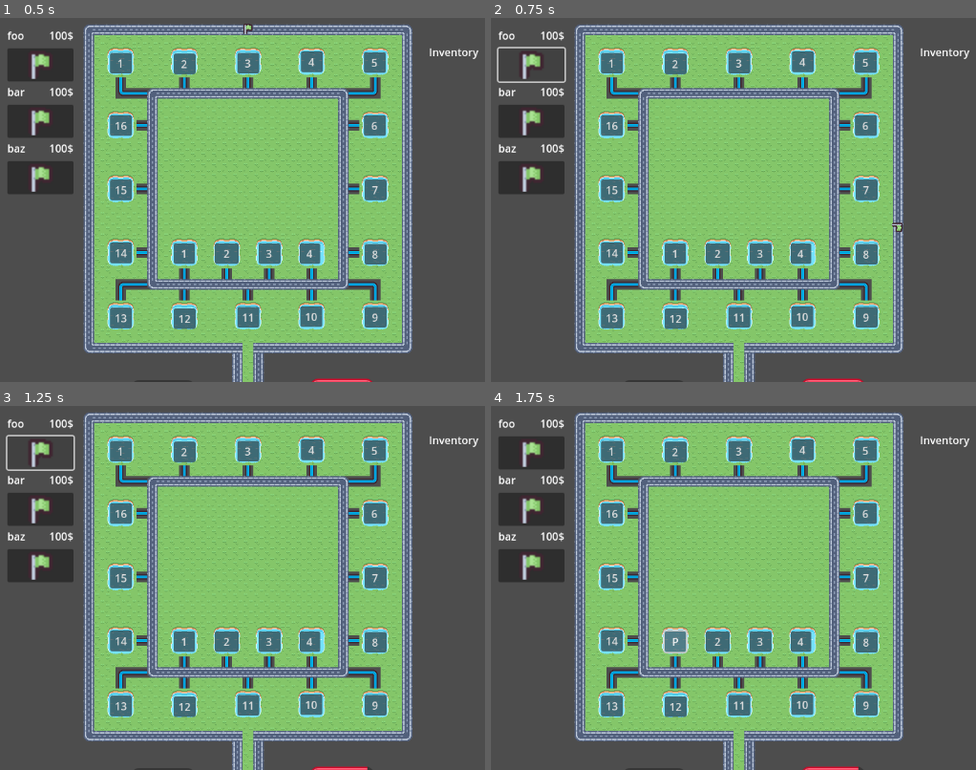
Above: before the commit, frames 1-4 (two rows, left to right).
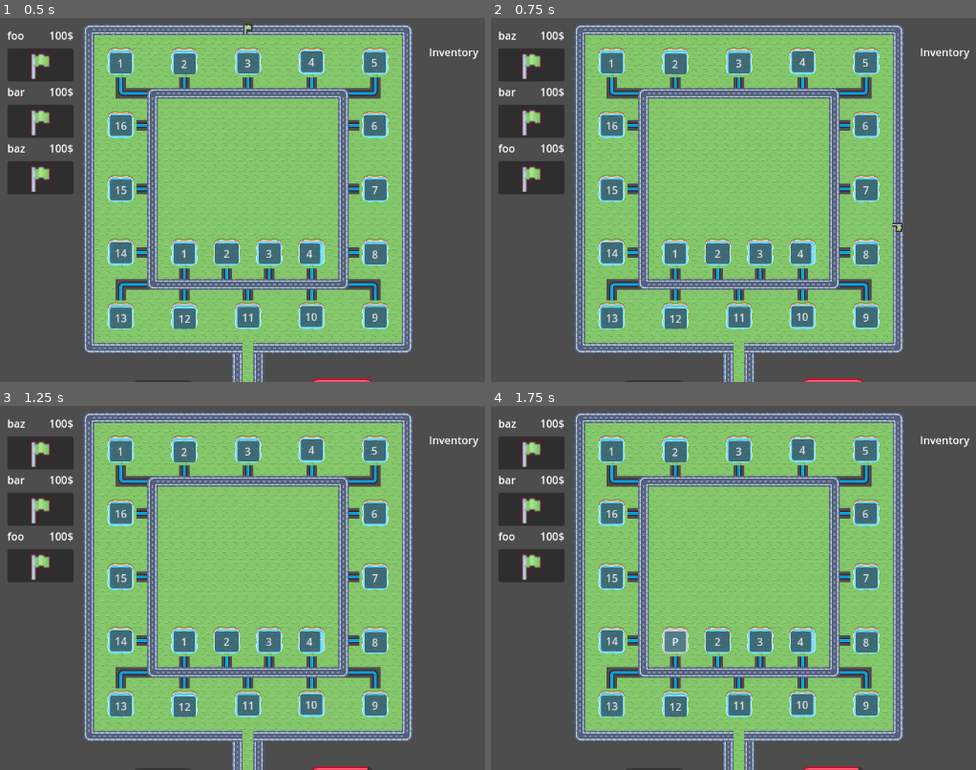
Above: after the commit, the same moments.

Repository: Jelleas/gmtk-2025
Game: Godot game, scene res://main_level.tscn
Two runs of this game, one before a commit and one after it. Both use one fixed random seed, a clock stepped at 60 frames per second and the inputs below.
Inputs (mouse positions are in pixels of both pictures, inside the frame that each line leads up to):
- Up to frame 1 (0.5 s): no input
- Up to frame 2 (0.75 s): click (529, 65) at 0.52 s
- Up to frame 3 (1.25 s): no input
- Up to frame 4 (1.75 s): click "1" at 1.25 s

Frame 1 is identical in both runs. In frame 2, 0.3% of the frame differs, in the area x 1-16%, y 3-38%; in frame 3, 0.3%; in frame 4, 0.1%.

Commit message:
better shop

Diff:
--- a/ui/shop/shop_item.gd
+++ b/ui/shop/shop_item.gd
@@ -8,6 +8,7 @@
 
 func _ready() -> void:
 	$Button.custom_minimum_size = Vector2(100, 50)
+	$Button.button_up.connect(_on_button_up)
 
 func init(item_) -> void: # TODO type hint
 	item = item_
